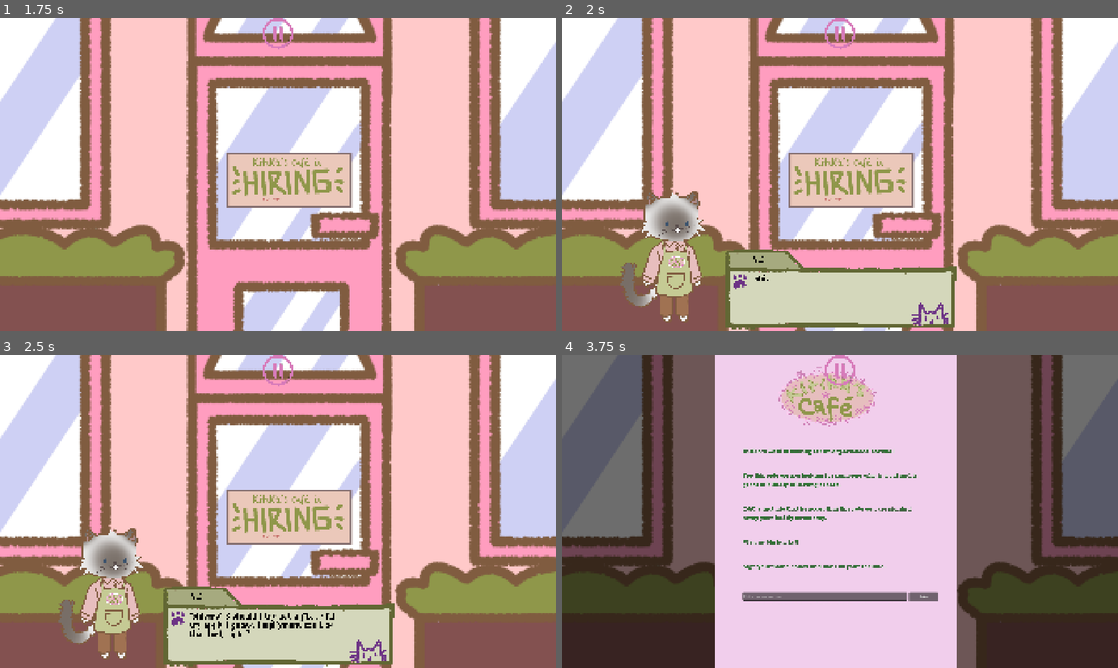
Above: before the commit, frames 1-4 (two rows, left to right).
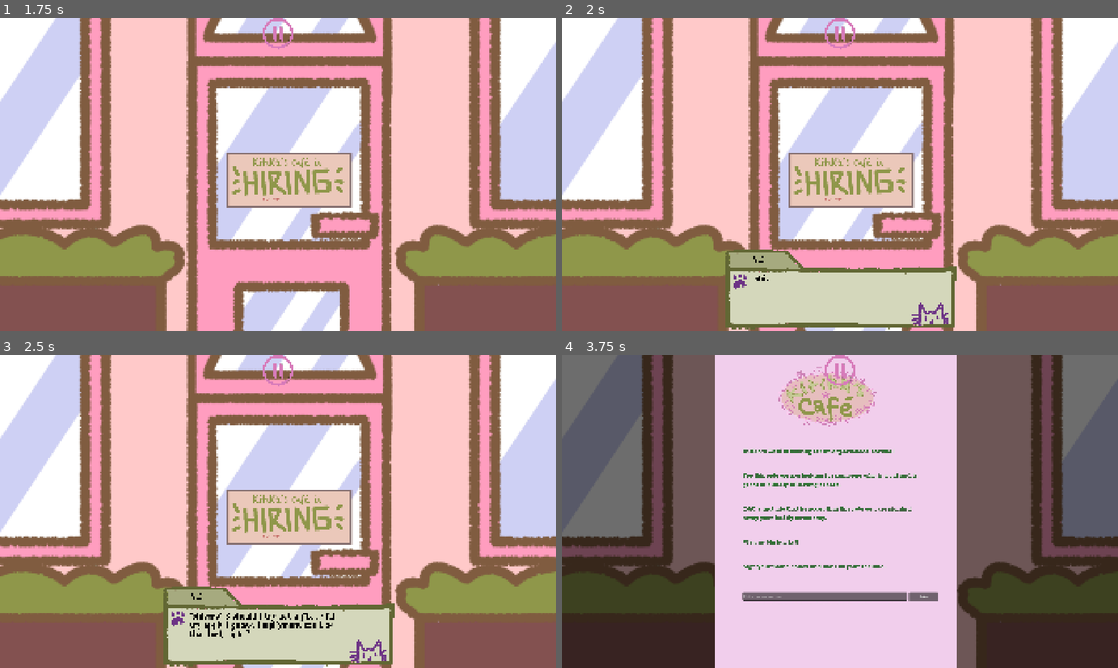
Above: after the commit, the same moments.

Repository: tabyrocket/kitikas-cafe
Game: Godot game, scene res://scenes/main_menu.tscn
Two runs of this game, one before a commit and one after it. Both use one fixed random seed, a clock stepped at 60 frames per second and the inputs below.
Inputs (mouse positions are in pixels of both pictures, inside the frame that each line leads up to):
- Up to frame 1 (1.75 s): click (278, 187) at 0.5 s; click (278, 208) at 1.25 s
- Up to frame 2 (2 s): no input
- Up to frame 3 (2.5 s): click (278, 636) at 2 s
- Up to frame 4 (3.75 s): click (840, 545) at 2.75 s; click (840, 636) at 3.5 s

Frame 1 is identical in both runs. In frame 2, 3.3% of the frame differs, in the area x 10-26%, y 55-97%; in frame 3, 3.3%; in frame 4, nothing differs.

Commit message:
Inactive character modulation

Diff:
--- a/kitikas-cafe/scenes/first_day.gd
+++ b/kitikas-cafe/scenes/first_day.gd
@@ -237,10 +237,6 @@
 	_hide_all_bgs()
 	ending_b.visible = true
 
-	# Show Kitika with smirk
-	character_right.visible = true
-	character_right.change_sprite("kitika_smirk")
-
 	# Fade back in
 	var reveal = create_tween()
 	reveal.tween_property(dark_overlay, "modulate:a", 0.0, 1.5)
@@ -251,7 +247,7 @@
 	waiting_for_anim = false
 	steps.resize(step)
 	steps.append(
-		{"side": "right", "speaker": "Kitika", "sprite": "kitika_smirk",
+		{"side": "right", "speaker": "Kitika",
 		 "text": "The secret ingredient was innocent little kittens like you, my dear " + mc + ". :3 Why are you so surprised? You agreed to this after all."}
 	)
 	steps.append({"anim": "the_end"})
@@ -282,32 +278,37 @@
 		_set_bg(s["bg"])
 
 	# --- Characters ---
-	if s.has("show_left"):
-		character_left.visible = s["show_left"]
-	if s.has("show_right"):
-		character_right.visible = s["show_right"]
-
-	# Left character sprite
-	if s["side"] == "left":
-		character_left.visible = true
-		character_left.change_sprite(s["sprite"])
-
-	# Right character sprite
-	if s["side"] == "right":
-		character_right.visible = true
-		if s.has("swap_right"):
-			character_right.change_sprite(s["swap_right"])
-		else:
-			character_right.change_sprite(s["sprite"])
-
-	# Extra character (Billy/Gato appearing next to Kitika)
-	if s.has("extra"):
-		character_extra.visible = true
-		character_extra.change_sprite(s["extra"])
-	if s.get("hide_extra", false):
+	if ending_b.visible:
+		character_left.visible = false
+		character_right.visible = false
 		character_extra.visible = false
-	if s.get("bob_extra", false):
-		_bob_character(character_extra)
+	else:
+		if s.has("show_left"):
+			character_left.visible = s["show_left"]
+		if s.has("show_right"):
+			character_right.visible = s["show_right"]
+
+		# Left character sprite
+		if s["side"] == "left":
+			character_left.visible = true
+			character_left.change_sprite(s["sprite"])
+
+		# Right character sprite
+		if s["side"] == "right":
+			character_right.visible = true
+			if s.has("swap_right"):
+				character_right.change_sprite(s["swap_right"])
+			else:
+				character_right.change_sprite(s["sprite"])
+
+		# Extra character (Billy/Gato appearing next to Kitika)
+		if s.has("extra"):
+			character_extra.visible = true
+			character_extra.change_sprite(s["extra"])
+		if s.get("hide_extra", false):
+			character_extra.visible = false
+		if s.get("bob_extra", false):
+			_bob_character(character_extra)
 
 	if s.get("show_syrup", false):
 		syrup.visible = true
@@ -318,11 +319,21 @@
 		chatbox_right.visible = false
 		speaker_left.text = s["speaker"]
 		ui.typewriter(dialogue_left, s["text"])
+
+		# Darken inactive side
+		character_left.modulate = Color(1, 1, 1)
+		character_right.modulate = Color(0.5, 0.5, 0.5)
+		character_extra.modulate = Color(0.5, 0.5, 0.5)
 	else:
 		chatbox_right.visible = true
 		chatbox_left.visible = false
 		speaker_right.text = s["speaker"]
 		ui.typewriter(dialogue_right, s["text"])
+
+		# Darken inactive side
+		character_left.modulate = Color(0.5, 0.5, 0.5)
+		character_right.modulate = Color(1, 1, 1)
+		character_extra.modulate = Color(1, 1, 1)
 
 	# --- Suspense: slow down typewriter for dramatic lines ---
 	if s.get("suspense", false):
--- a/kitikas-cafe/scenes/outside_scene.gd
+++ b/kitikas-cafe/scenes/outside_scene.gd
@@ -8,7 +8,6 @@
 @onready var chatbox_left: TextureRect = $UI/Root/ChatboxLeft
 @onready var dialogue: RichTextLabel = $UI/Root/ChatboxLeft/Dialogue
 @onready var speaker: RichTextLabel = $UI/Root/ChatboxLeft/Speaker
-@onready var mc: TextureRect = $MC
 
 var done: bool = false
 
@@ -23,7 +22,6 @@
 func _ready() -> void:
 	zoomed_in_cafe.visible = false
 	chatbox_left.visible = false
-	mc.visible = false
 	ui.get_node("Root/ChatboxLeft/DialogueButton").pressed.connect(_on_dialogue_button_pressed)
 
 
@@ -37,4 +35,3 @@
 	chatbox_left.visible = true
 	done = true
 	ui.typewriter(dialogue, "*shivers* S-should I try get a j*b...? I'll try apply I guess. Empl*yment can't be that bad, right?")
-	mc.visible = true
--- a/kitikas-cafe/scenes/outside_scene.tscn
+++ b/kitikas-cafe/scenes/outside_scene.tscn
@@ -4,7 +4,6 @@
 [ext_resource type="Texture2D" uid="uid://c0nj788fe3nuo" path="res://assets/backgrounds/kitikas_cafe_outside_zoomed.png" id="2_2yh6w"]
 [ext_resource type="Texture2D" uid="uid://bgf774w81d8bv" path="res://assets/backgrounds/kitikas_cafe_outside.png" id="2_omw1v"]
 [ext_resource type="PackedScene" uid="uid://cmqrwb8pcfmok" path="res://scenes/UI.tscn" id="2_u00qm"]
-[ext_resource type="PackedScene" uid="uid://c4xqrijixwupo" path="res://scenes/character.tscn" id="5_e0ux2"]
 
 [sub_resource type="StyleBoxEmpty" id="StyleBoxEmpty_2yh6w"]
 
@@ -69,13 +68,5 @@
 wait_time = 0.5
 one_shot = true
 
-[node name="MC" parent="." unique_id=981712880 instance=ExtResource("5_e0ux2")]
-layout_mode = 0
-offset_left = 130.0
-offset_top = 419.0
-offset_right = 1869.0
-offset_bottom = 2863.0
-scale = Vector2(0.3, 0.3)
-
 [connection signal="pressed" from="Cafe/CafeSignButton" to="." method="_on_cafe_sign_button_pressed"]
 [connection signal="timeout" from="JobChatboxTimer" to="." method="_on_job_chatbox_timer_timeout"]
